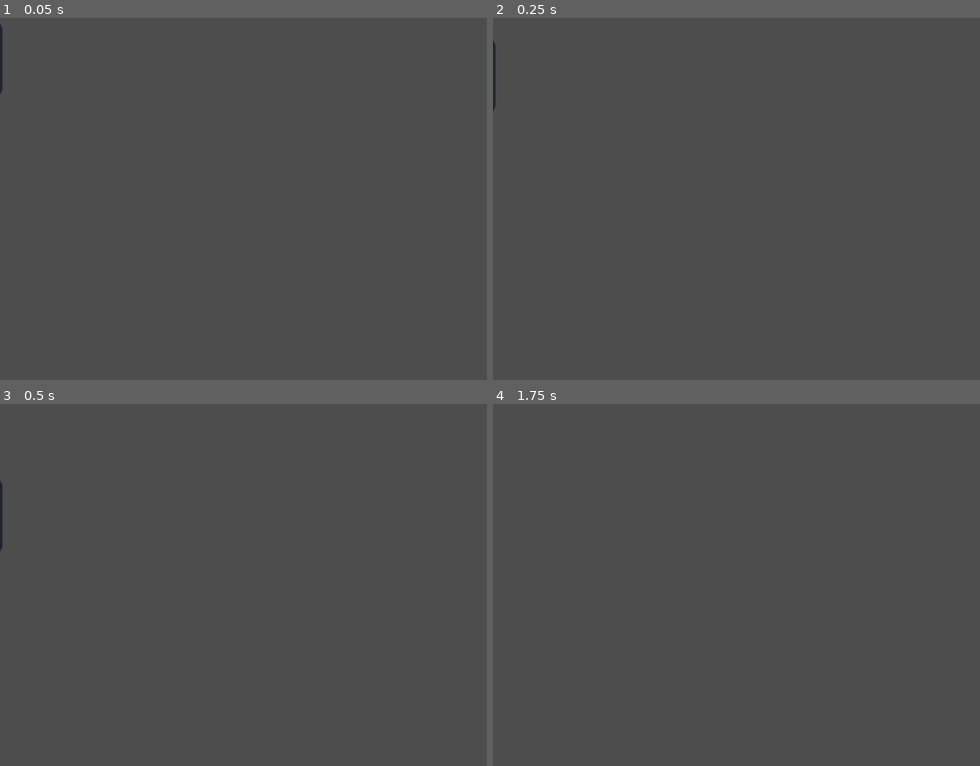
Above: before the commit, frames 1-4 (two rows, left to right).
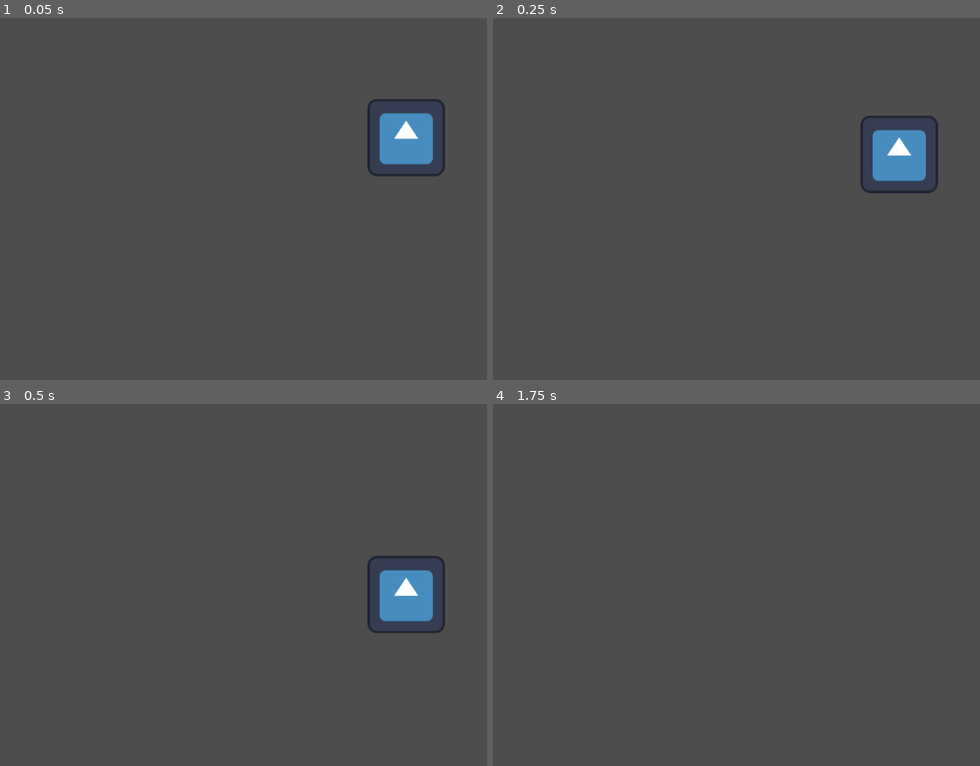
Above: after the commit, the same moments.

Repository: HarmanDaGamer/godot-test-construction-workshop
Game: Godot game, scene res://main.tscn
The game is run twice, just before and just after one commit, with the same random seed, the same clock (stepped at 60 frames per second) and the same inputs. Before the commit the project has no main scene; this scene is started directly in both runs. The engine's default icon, where the game draws it, is replaced by a stand-in: a white triangle on a blue panel in a dark square.
Inputs:
- Up to frame 1 (0.05 s): no input
- Up to frame 2 (0.25 s): no input
- Up to frame 3 (0.5 s): no input
- Up to frame 4 (1.75 s): tap Enter (ui_accept) at 0.5, 0.77, 1.52 s; hold Right (ui_right) from 0.53 s (still down)

The runs differ from the first frame. In frame 1, 2.1% of the frame differs, in the area x 0-92%, y 1-44%; in frame 2, 2.1%; in frame 3, 2.1%, in the area x 0-92%, y 21-64%; in frame 4, nothing differs.

Commit message:
moved block

Diff:
--- a/main.tscn
+++ b/main.tscn
@@ -11,5 +11,5 @@
 [node name="CollisionShape2D" type="CollisionShape2D" parent="CharacterBody2D" unique_id=1753053182]
 
 [node name="Icon" type="Sprite2D" parent="CharacterBody2D" unique_id=1753883501]
-position = Vector2(-60, 116)
+position = Vector2(671, 246)
 texture = ExtResource("2_h2yge")
--- a/project.godot
+++ b/project.godot
@@ -11,6 +11,7 @@
 [application]
 
 config/name="test construction workshop"
+run/main_scene="uid://7w5dcuv7svhl"
 config/features=PackedStringArray("4.6", "Forward Plus")
 config/icon="res://icon.svg"
 
